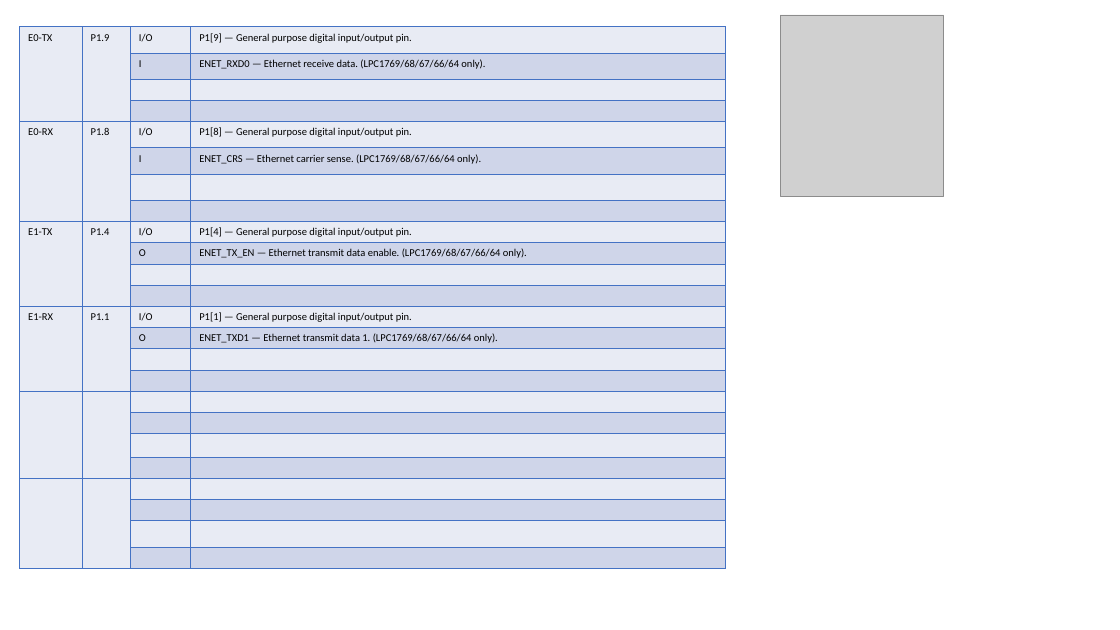
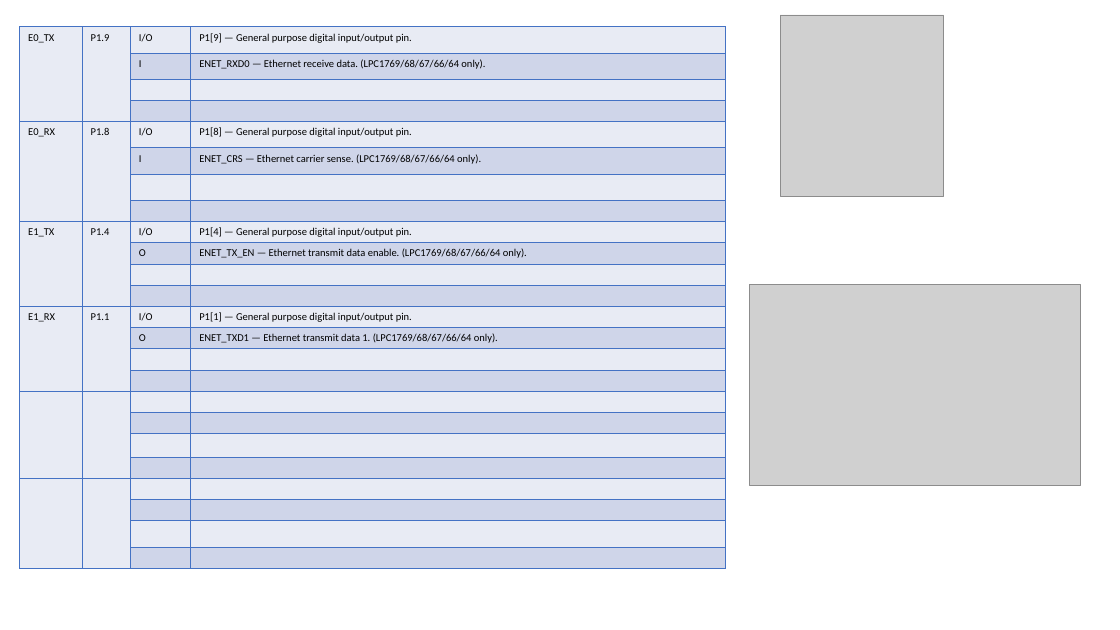
Before and after one commit to softkannan/3DPrint, a slide deck: slide 16 of hardware/Bigtreetech/Bigtreetech_skr_v1.3/SKR-V1.3 Pin Description.pptx (slide 14 before the commit). Drawn at 1120x630 pixels with LibreOffice and Linux fonts; fonts in the diff are those of the drawing; grey boxes stand for pictures. Boxes give left, top, right and bottom in pixels: in the first picture for what was removed or moved away, otherwise in the second. Text is boxed around its words. In the diff, an @@ line names an element or a change of style, - is before the commit and + after.

```diff
--- a/hardware/Bigtreetech/Bigtreetech_skr_v1.3/SKR-V1.3 Pin Description.pptx
+++ b/hardware/Bigtreetech/Bigtreetech_skr_v1.3/SKR-V1.3 Pin Description.pptx
@@ table at [20,27,727,565] @@
-row 1, column 1: E0-TX
+row 1, column 1: E0_TX
-row 5, column 1: E0-RX
+row 5, column 1: E0_RX
-row 9, column 1: E1-TX
+row 9, column 1: E1_TX
-row 13, column 1: E1-RX
+row 13, column 1: E1_RX
@@ picture added at [750,285,1081,486] @@
```
Also in this commit, not shown: 10 other slides changed, 2 slides added, 9 other files.
